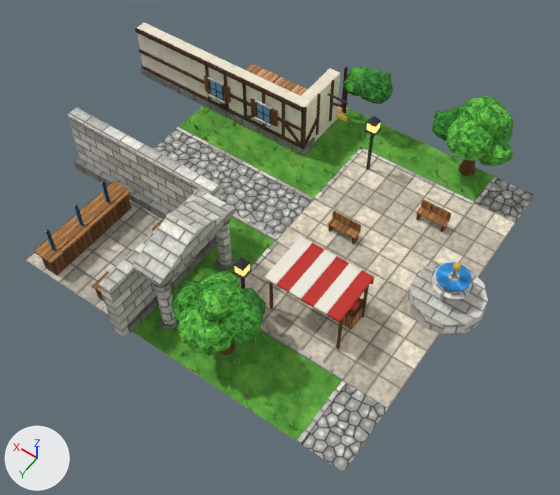
The glTF model assets/models/town_b/chunk_2_2.glb as it was, and as the next commit left it.
Both versions are drawn from a 50 mm lens placed at (27.7, -22.1, 26.3), pointed at (39.5, -38.7, 0.2). Lighting does not change. The marker at lower left points along +X, +Y and +Z. The picture after the commit comes second. Vertices at exactly the same position are counted once.

In view in the first picture: 'chunk_2_2'.
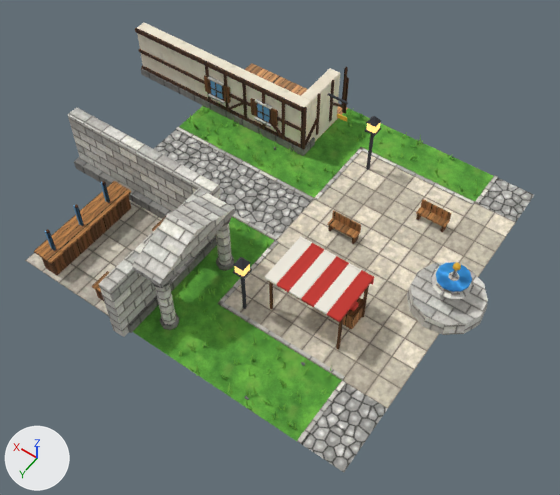
The change, as JSON lines over the scene's bpy script:
```json
{"block": "me_chunk_2_2", "where": "# used by ob_chunk_2_2; location = (0.0, 0.0, 0.0)"}
{"op": "remove", "block": "me_chunk_2_2", "code": "me_chunk_2_2.from_pydata(...)  # 9043 vertices, 14885 faces; spans x 30.9..52.1, y -49.1..-31.6, z 0.0..4.3"}
{"op": "add", "block": "me_chunk_2_2", "code": "me_chunk_2_2.from_pydata(...)  # 8013 vertices, 12929 faces; spans x 30.9..52.1, y -48.1..-31.6, z 0.0..4.3"}
{"block": "me_chunk_2_2", "change": "me_chunk_2_2 part 1: the loose piece of 8 vertices spanning x 46.5..47.5, y -44.0..-43.9, z 0.6..1.5 is moved by (-3.3, 0.0, 0.0)"}
{"block": "me_chunk_2_2", "change": "me_chunk_2_2 part 2: the loose piece of 8 vertices spanning x 44.3..45.3, y -44.0..-43.9, z 0.6..1.5 is moved by (1.1, 0.0, 0.0)"}
{"block": "me_chunk_2_2", "change": "me_chunk_2_2 part 3: 29 loose pieces with 1022 vertices, spanning x 33.3..42.1, y -49.1..-31.8, z 0.0..4.3, are deleted"}
{"block": "me_chunk_2_2", "change": "me_chunk_2_2 part 4"}
{"block": "me_chunk_2_2", "change": "8 vertices are removed from x 42.0..43.1, y -44.0..-43.9, z 0.6..1.5"}
{"block": "me_chunk_2_2", "change": "16 faces are deleted"}
{"block": "me_chunk_2_2", "change": "4 new faces join them, mat_timber"}
{"op": "remove", "block": "me_chunk_2_2", "code": "me_chunk_2_2.materials.append(mat_trunk)"}
{"op": "remove", "block": "me_chunk_2_2", "code": "me_chunk_2_2.materials.append(mat_leaf_a)"}
{"op": "remove", "block": "me_chunk_2_2", "code": "me_chunk_2_2.materials.append(mat_leaf_c)"}
```

Pixel boxes (x1, y1, x2, y2) of what changed, in the pictures (560 x 495 px; the box of a moved part takes in the faces that stretch with it):
```json
{"part": 1, "of": "me_chunk_2_2", "change": "moved or reshaped", "before": [208, 86, 226, 109], "after": [269, 120, 282, 137]}
{"part": 2, "of": "me_chunk_2_2", "change": "moved or reshaped", "before": [245, 113, 258, 120], "after": [227, 102, 244, 110]}
{"part": 3, "of": "me_chunk_2_2", "change": "deleted", "before": [172, 66, 514, 356]}
{"part": 4, "of": "me_chunk_2_2", "change": "cut back", "before": [283, 123, 314, 146], "after": [305, 124, 314, 145]}
```
